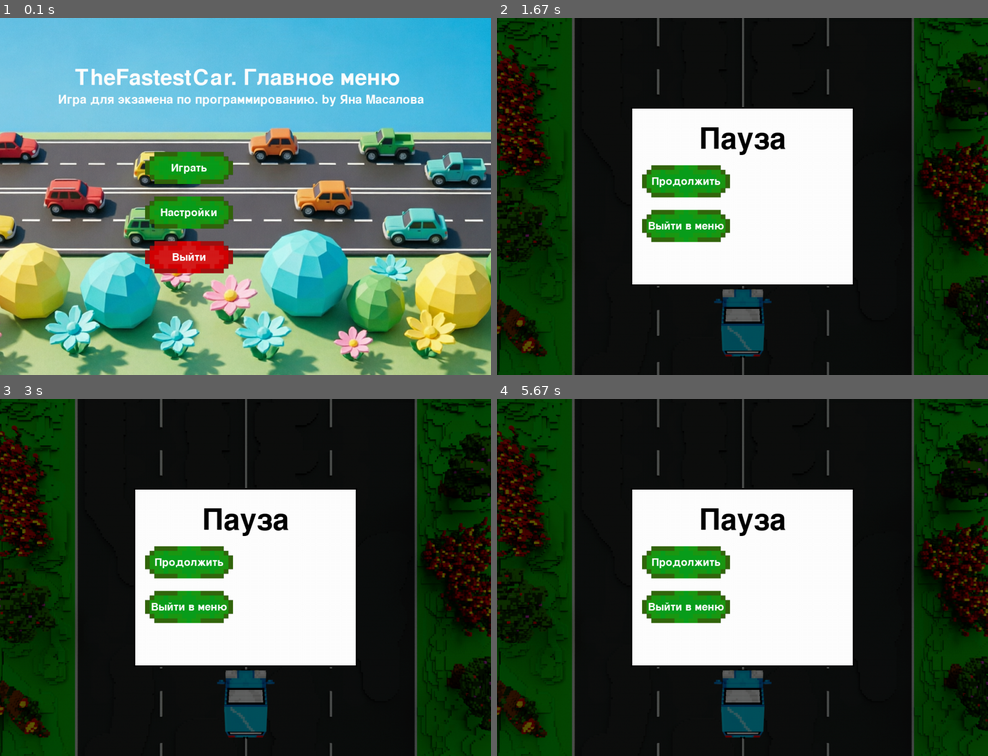
Above: before the commit, frames 1-4 (two rows, left to right).
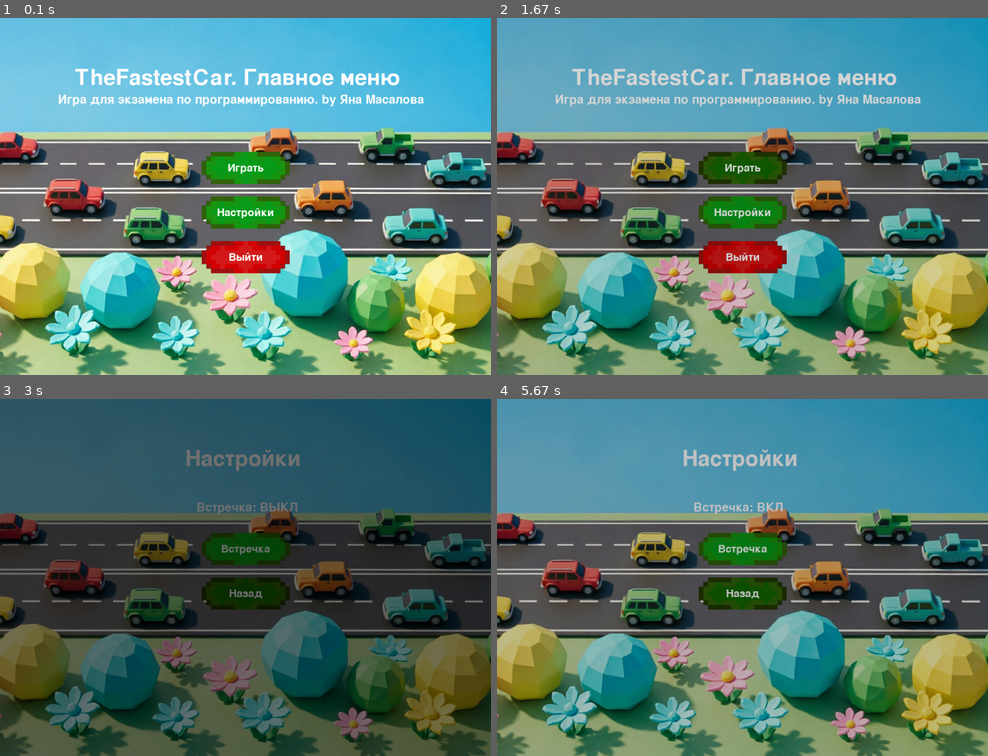
Above: after the commit, the same moments.

Repository: KidIsKing/TheFastestCar
Game: pygame game, started from src/main.py
Two runs of this game, one before a commit and one after it. Both use one fixed random seed, a clock stepped at 60 frames per second and the inputs below.
Inputs (mouse positions are in pixels of both pictures, inside the frame that each line leads up to):
- Up to frame 1 (0.1 s): no input
- Up to frame 2 (1.67 s): click "Играть" at 0.38 s; hold Esc 0.67-1.13 s; hold Right 0.67-1.13 s; move the mouse to (722, 210) at 0.7 s; click (742, 221) at 1.22 s; click (742, 167) at 1.55 s, where only the run after the commit has a clickable "Играть"
- Up to frame 3 (3 s): click (93, 663) at 1.88 s; click (245, 591) at 2.72 s, where only the run after the commit has a clickable "Настройки"
- Up to frame 4 (5.67 s): click (565, 566) at 3.05 s; click (742, 548) at 4.38 s, where only the run after the commit has a clickable "Встречка"; click (555, 498) at 4.72 s; click (742, 591) at 5.55 s, where only the run after the commit has a clickable "Назад"

The runs differ from the first frame. In frame 1, 6.8% of the frame differs, in the area x 29-59%, y 37-72%; in frame 2, 99%, in the area x 0-100%, y 0-100%; in frame 3, 97%; in frame 4, 99%.

Commit message:
health_bar and gauss for damage

Diff:
--- a/src/button.py
+++ b/src/button.py
@@ -1,6 +1,6 @@
 import pygame
 
-from constants import WHITE, ASSETS, WIDTH
+from constants import WHITE, ASSETS, WIDTH, BUTTON_WIDTH, BUTTON_HEIGHT
 
 
 class ImageButton:
@@ -75,7 +75,7 @@
             pygame.event.post(pygame.event.Event(pygame.USEREVENT, button=self))
 
 
-def create_buttons(text, y_pos, color="green", width=450, height=100):
+def create_buttons(text, y_pos, color="green", width=BUTTON_WIDTH, height=BUTTON_HEIGHT):
     return ImageButton(
         WIDTH // 2 - width // 2,
         y_pos,
--- a/src/constants.py
+++ b/src/constants.py
@@ -2,7 +2,9 @@
 WIDTH = 1100
 HEIGHT = 800
 
-CENTER_X_FOR_BUTTONS = 440
+BUTTON_WIDTH = 197
+BUTTON_HEIGHT = 100
+
 START_Y_POS_PLAYER = 600
 
 # Хитбоксы
@@ -33,11 +35,29 @@
 
 FPS = 60
 
+# Здоровье игрока
+PLAYER_MAX_HEALTH = 100
+PLAYER_INVULNERABLE_DURATION = 60  # длительность неуязвимости
+
+# Урон (гауссово распределение)
+BASE_DAMAGE = 10
+DAMAGE_SPREAD = 10  # стандартное отклонение (разброс)
+DAMAGE_MIN = 5
+DAMAGE_MAX = 15
+
+# Полоска здоровья
+HEALTH_BAR_WIDTH = 200
+HEALTH_BAR_HEIGHT = 25
+HEALTH_BAR_X = 20
+HEALTH_BAR_Y = 20
+HEALTH_BAR_BORDER = 3
+
 # Colors
 WHITE = (255, 255, 255)
 BLACK = (0, 0, 0)
 GREEN = (0, 255, 0)
 RED = (255, 0, 0)
+YELLOW = (255, 255, 0)
 
 # Fade
 FADE_SPEED = 10
--- a/src/main.py
+++ b/src/main.py
@@ -2,8 +2,43 @@
 import random
 import sys
 
-from constants import *
 from button import ImageButton, create_buttons
+from constants import (
+    WIDTH,
+    HEIGHT,
+    START_Y_POS_PLAYER,
+    PLAYER_HITBOX_DECREASE,
+    ENEMY_HITBOX_DECREASE,
+    ROAD_LEFT_BORDER,
+    ROAD_RIGHT_BORDER,
+    LANE_POSITIONS,
+    ROAD_SPEED,
+    PLAYER_OFFSET_X,
+    ENEMY_OFFSET_X,
+    ENEMY_MIN_GAP,
+    BASE_WORLD_SPEED,
+    MAX_WORLD_SPEED,
+    MIN_WORLD_SPEED,
+    ACCELERATION_SMOOTHING,
+    DECELERATION_SMOOTHING,
+    MAX_PLAYER_OFFSET_Y,
+    FPS,
+    PLAYER_MAX_HEALTH, PLAYER_INVULNERABLE_DURATION, BASE_DAMAGE,
+    DAMAGE_SPREAD, DAMAGE_MIN, DAMAGE_MAX,
+    HEALTH_BAR_WIDTH,
+    HEALTH_BAR_HEIGHT,
+    HEALTH_BAR_X,
+    HEALTH_BAR_Y,
+    HEALTH_BAR_BORDER,
+    WHITE,
+    BLACK,
+    GREEN,
+    RED,
+    YELLOW,
+    FADE_SPEED,
+    MAX_FADE_ALPHA,
+    ASSETS,
+)
 
 
 # Алгоритм 1. Проверка столкновения двух AABB-прямоугольников (Axis-Aligned Bounding Box).
@@ -72,7 +107,30 @@
 
         self.speed = 5
 
+        self.max_health = 100
+        self.health = self.max_health
+
+        # Неуязвимость после получения урона
+        self.invulnerable = False
+        self.invulnerable_timer = 0  # таймер, который будет обновляться
+        self.invulnerable_duration = 60  # время неуязвимости
+
         self.sync_hitbox()
+
+    def update_invulnerable(self):
+        """Обновление таймера неуязвимости."""
+        if self.invulnerable:
+            self.invulnerable_timer -= 1
+            if self.invulnerable_timer <= 0:
+                self.invulnerable = False
+
+    def draw(self, screen):
+        # Если неуязвим - пропускаем некоторые кадры
+        if self.invulnerable and self.invulnerable_timer % 13 < 5:
+            return
+
+        draw_x = self.rect.x + self.offset_x  # учитываем смещение картинки
+        screen.blit(self.image, (draw_x, self.rect.y))
 
     def move(self):
         keys = pygame.key.get_pressed()
@@ -164,6 +222,125 @@
             self.y2 = self.y1 - self.image.get_height()
 
 
+class Overlay:
+    """Окно поверх игры."""
+
+    PANEL_WIDTH = 500
+    PANEL_HEIGHT = 400
+    OVERLAY_ALPHA = 150
+    BUTTON_SPACING = 100  # расстояние между кнопками по Y
+    FIRST_BUTTON_Y = 330
+
+    def __init__(self, title, button_configs):
+        """
+        title — текст заголовка (например, "Game Over")
+        button_configs — список кортежей (text, action_name)
+        """
+        self.title = title
+        self.buttons = []
+        self.button_actions = {}  # {кнопка: имя действия}
+
+        self.panel_rect = pygame.Rect(
+            WIDTH // 2 - self.PANEL_WIDTH // 2,
+            HEIGHT // 2 - self.PANEL_HEIGHT // 2,
+            self.PANEL_WIDTH,
+            self.PANEL_HEIGHT,
+        )
+
+        self.title_font = pygame.font.SysFont(None, 96)
+
+        self._create_button(button_configs)
+
+    def _create_button(self, button_configs):
+        for i, (text, action_name) in enumerate(button_configs):
+            y_pos = self.FIRST_BUTTON_Y + i * self.BUTTON_SPACING
+            button = create_buttons(text, y_pos, "green")
+            self.buttons.append(button)
+            self.button_actions[button] = action_name
+
+    def draw(self, screen):
+        # Полупрозрачный тёмный фон поверх всей игры
+        overlay = pygame.Surface((WIDTH, HEIGHT))
+        overlay.fill(BLACK)
+        overlay.set_alpha(self.OVERLAY_ALPHA)
+        screen.blit(overlay, (0, 0))
+
+        pygame.draw.rect(screen, WHITE, self.panel_rect)
+        pygame.draw.rect(screen, BLACK, self.panel_rect, 3)  # рамка
+
+        text_surface = self.title_font.render(self.title, True, BLACK)
+        text_x = self.panel_rect.centerx - text_surface.get_width() // 2
+        text_y = self.panel_rect.top + 40
+        screen.blit(text_surface, (text_x, text_y))
+
+        for button in self.buttons:
+            button.check_hover(pygame.mouse.get_pos())
+            button.draw(screen)
+
+    def handle_event(self, event):
+        for button in self.buttons:
+            button.handle_event(event)
+
+        if event.type == pygame.USEREVENT:
+            for button in self.buttons:
+                if event.button == button:
+                    return self.button_actions[button]
+
+        return None
+
+
+class HealthBar:
+    """Полоска здоровья."""
+
+    def __init__(self, max_health):
+        self.max_health = max_health
+        self.current_health = max_health
+
+        self.font = pygame.font.SysFont(None, 30)
+
+    def update(self, health):
+        self.current_health = max(0, health)  # не ниже 0
+
+    def draw(self, screen):
+        # Фон полоски
+        pygame.draw.rect(
+            screen,
+            (50, 50, 50),
+            (HEALTH_BAR_X, HEALTH_BAR_Y, HEALTH_BAR_WIDTH, HEALTH_BAR_HEIGHT),
+        )
+
+        # Динамическое заполнение
+        health_ratio = self.current_health / self.max_health
+        fill_width = int(HEALTH_BAR_WIDTH * health_ratio)
+
+        if health_ratio > 0.5:
+            color = GREEN
+        elif health_ratio > 0.25:
+            color = YELLOW
+        else:
+            color = RED
+
+        pygame.draw.rect(
+            screen, color, (HEALTH_BAR_X, HEALTH_BAR_Y, fill_width, HEALTH_BAR_HEIGHT)
+        )
+        # Рамка
+        pygame.draw.rect(
+            screen,
+            WHITE,
+            (HEALTH_BAR_X, HEALTH_BAR_Y, HEALTH_BAR_WIDTH, HEALTH_BAR_HEIGHT),
+            HEALTH_BAR_BORDER,
+        )
+
+        text = self.font.render(f"{self.current_health}/{self.max_health}", True, WHITE)
+        text_rect = text.get_rect(
+            center=(
+                HEALTH_BAR_X + HEALTH_BAR_WIDTH // 2,
+                HEALTH_BAR_Y + HEALTH_BAR_HEIGHT // 2,
+            )
+        )
+        screen.blit(text, text_rect)
+
+
 class GameManager:
     def __init__(self, screen):
         self.screen = screen
@@ -171,6 +348,7 @@
         self.road = Road()
         self.player = Player()
         self.enemies = [Enemy() for _ in range(3)]
+        self.health_bar = HealthBar(PLAYER_MAX_HEALTH)
 
         self.current_world_speed = settings.base_world_speed
         self.player_visual_offset_y = 0
@@ -184,12 +362,10 @@
 
         # Создаём оверлеи
         self.game_over_overlay = Overlay(
-            "Игра окончена",
-            [("Начать заново", "restart"), ("Выйти в меню", "to_menu")]
+            "Игра окончена", [("Начать заново", "restart"), ("Выйти в меню", "to_menu")]
         )
         self.pause_overlay = Overlay(
-            "Пауза",
-            [("Продолжить", "continue"), ("Выйти в меню", "to_menu")]
+            "Пауза", [("Продолжить", "continue"), ("Выйти в меню", "to_menu")]
         )
 
     def handle_events(self, event):
@@ -234,10 +410,17 @@
         self.player = Player()
         self.enemies = [Enemy() for _ in range(3)]
         self.road = Road()
+        self.health_bar.update(PLAYER_MAX_HEALTH)
         self.collided_enemy = None
         self.current_world_speed = settings.base_world_speed
         self.player_visual_offset_y = 0
         self.game_over = False
+
+    def calculate_damage(self):
+        """Расчёт урона с гауссовым распределением."""
+        damage = random.gauss(BASE_DAMAGE, DAMAGE_SPREAD)
+        damage = max(DAMAGE_MIN, max(DAMAGE_MAX, int(damage)))
+        return damage
 
     def check_enemies_collision(self):
         """Проверка столкновений врагов друг с другом через AABB."""
@@ -268,6 +451,24 @@
         if top_enemy.rect.bottom > bottom_enemy.rect.top - min_gap:
             top_enemy.rect.bottom = bottom_enemy.rect.top - min_gap
 
+    def check_health(self, enemy):
+        if self.player.invulnerable:
+            return
+
+        damage = self.calculate_damage()
+
+        self.player.health -= damage
+        print(self.player.health)
+
+        self.health_bar.update(self.player.health)
+
+        self.player.invulnerable = True
+        self.player.invulnerable_timer = PLAYER_INVULNERABLE_DURATION
+
+        if self.player.health <= 0:
+            self.game_over = True
+            self.collided_enemy = enemy
+
     def check_player_enemy_collision(self):
         """Проверка столкновений игрока с врагами через AABB."""
         if self.game_over:
@@ -275,8 +476,7 @@
 
         for enemy in self.enemies:
             if aabb_collide(self.player.hitbox, enemy.hitbox):
-                self.game_over = True
-                self.collided_enemy = enemy
+                self.check_health(enemy)
                 return
 
     def _update_world_speed(self):
@@ -334,6 +534,8 @@
                     )  # нетронутые враги продолжают двигаться
             return
 
+        self.player.update_invulnerable()
+
         # Обновляем скорость и смещение
         self._update_world_speed()
         self._update_player_visual_offset()
@@ -360,6 +562,45 @@
 
         for enemy in self.enemies:
             pygame.draw.rect(self.screen, RED, enemy.hitbox, 2)
+
+    def draw_healh_bar(self):
+        """Отрисовка полоски здоровья."""
+        bar_x = 10
+        bar_y = 10
+        bar_width = 149
+        bar_height = 45
+        border_thickness = 3
+
+        # Фон полоски
+        pygame.draw.rect(
+            self.screen, (50, 50, 50), (bar_x, bar_y, bar_width, bar_height)
+        )
+
+        # Динамическое заполнение
+        health_ratio = self.player.health / self.player.max_health
+        fill_width = bar_width * health_ratio
+
+        if health_ratio > 0.5:
+            color = GREEN
+        elif health_ratio > 0.25:
+            color = YELLOW
+        else:
+            color = RED
+
+        pygame.draw.rect(self.screen, color, (bar_x, bar_y, fill_width, bar_height))
+        # Рамка
+        pygame.draw.rect(
+            self.screen, WHITE, (bar_x, bar_y, bar_width, bar_height), border_thickness
+        )
+
+        font = pygame.font.SysFont(None, 30)
+        text = font.render(
+            f"{self.player.health}/{self.player.max_health}", True, WHITE
+        )
+        text_rect = text.get_rect(
+            center=(bar_x + bar_width // 2, bar_y + bar_height // 2)
+        )
+        self.screen.blit(text, text_rect)
 
     def draw(self):
         """Отрисовка игрового экрана."""
@@ -367,6 +608,8 @@
         for enemy in self.enemies:
             enemy.draw(self.screen)
         self.player.draw(self.screen)
+
+        self.health_bar.draw(self.screen)
 
         self.draw_debug()
 
@@ -498,7 +741,7 @@
 
         # Показываем текущее состояние встречки
         traffic_status = "ВКЛ" if settings.oncoming_traffic_enabled else "ВЫКЛ"
-        self.draw_text(f"Встречка: {traffic_status}", self.second_font, WHITE, 440, 290)
+        self.draw_text(f"Встречка: {traffic_status}", self.second_font, WHITE, 440, 230)
 
         # Обработка и отрисовка кнопок
         self.draw_buttons()
@@ -573,72 +816,6 @@
         sys.exit()
 
 
-class Overlay:
-    """Окно поверх игры."""
-    PANEL_WIDTH = 500
-    PANEL_HEIGHT = 400
-    OVERLAY_ALPHA = 150
-    BUTTON_SPACING = 100  # расстояние между кнопками по Y
-    FIRST_BUTTON_Y = 330
-
-    def __init__(self, title, button_configs):
-        """
-        title — текст заголовка (например, "Game Over")
-        button_configs — список кортежей (text, action_name)
-        """
-        self.title = title
-        self.buttons = []
-        self.button_actions = {}  # {кнопка: имя действия}
-
-        self.panel_rect = pygame.Rect(
-            WIDTH // 2 - self.PANEL_WIDTH // 2,
-            HEIGHT // 2 - self.PANEL_HEIGHT // 2,
-            self.PANEL_WIDTH,
-            self.PANEL_HEIGHT,
-        )
-
-        self.title_font = pygame.font.SysFont(None, 96)
-
-        self._create_buttons(button_configs)
-
-    def _create_buttons(self, button_configs):
-        for i, (text, action_name) in enumerate(button_configs):
-            y_pos = self.FIRST_BUTTON_Y  + i * self.BUTTON_SPACING
-            button = create_buttons(text, y_pos, "green")
-            self.buttons.append(button)
-            self.button_actions[button] = action_name
-
-    def draw(self, screen):
-        # Полупрозрачный тёмный фон поверх всей игры
-        overlay = pygame.Surface((WIDTH, HEIGHT))
-        overlay.fill(BLACK)
-        overlay.set_alpha(150)
-        screen.blit(overlay, (0, 0))
-
-        pygame.draw.rect(screen, WHITE, self.panel_rect)
-        pygame.draw.rect(screen, BLACK, self.panel_rect, 3)  # рамка
-
-        text_surface = self.title_font.render(self.title, True, BLACK)
-        text_x = self.panel_rect.centerx - text_surface.get_width() // 2
-        text_y = self.panel_rect.top + 40
-        screen.blit(text_surface, (text_x, text_y))
-
-        for button in self.buttons:
-            button.check_hover(pygame.mouse.get_pos())
-            button.draw(screen)
-
-    def handle_event(self, event):
-        for button in self.buttons:
-            button.handle_event(event)
-
-        if event.type == pygame.USEREVENT:
-            for button in self.buttons:
-                if event.button == button:
-                    return self.button_actions[button]
-
-        return None
-
-
 class Settings:
     """Настройки и переменные, влияющие на игру."""
 
